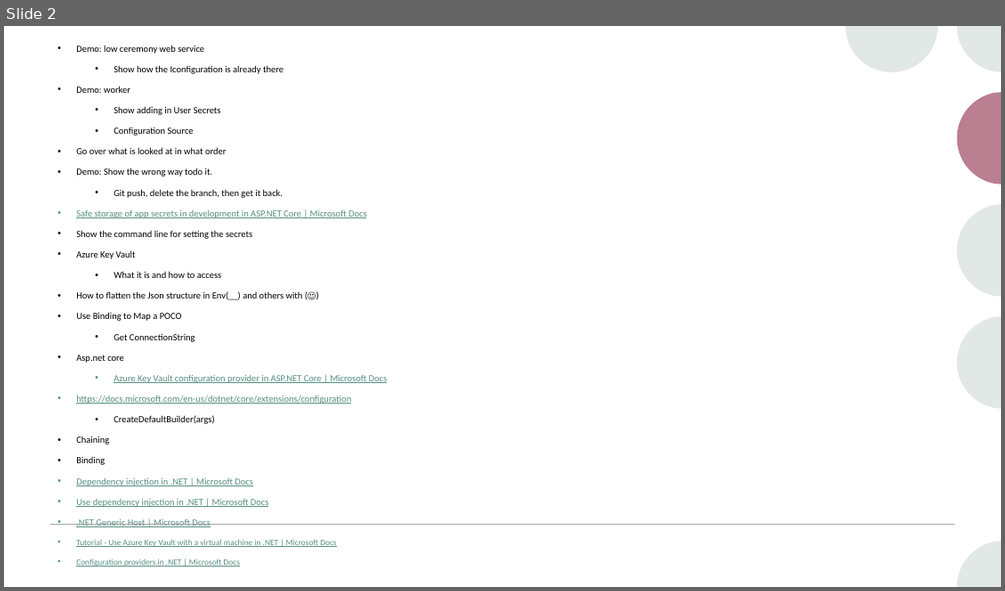
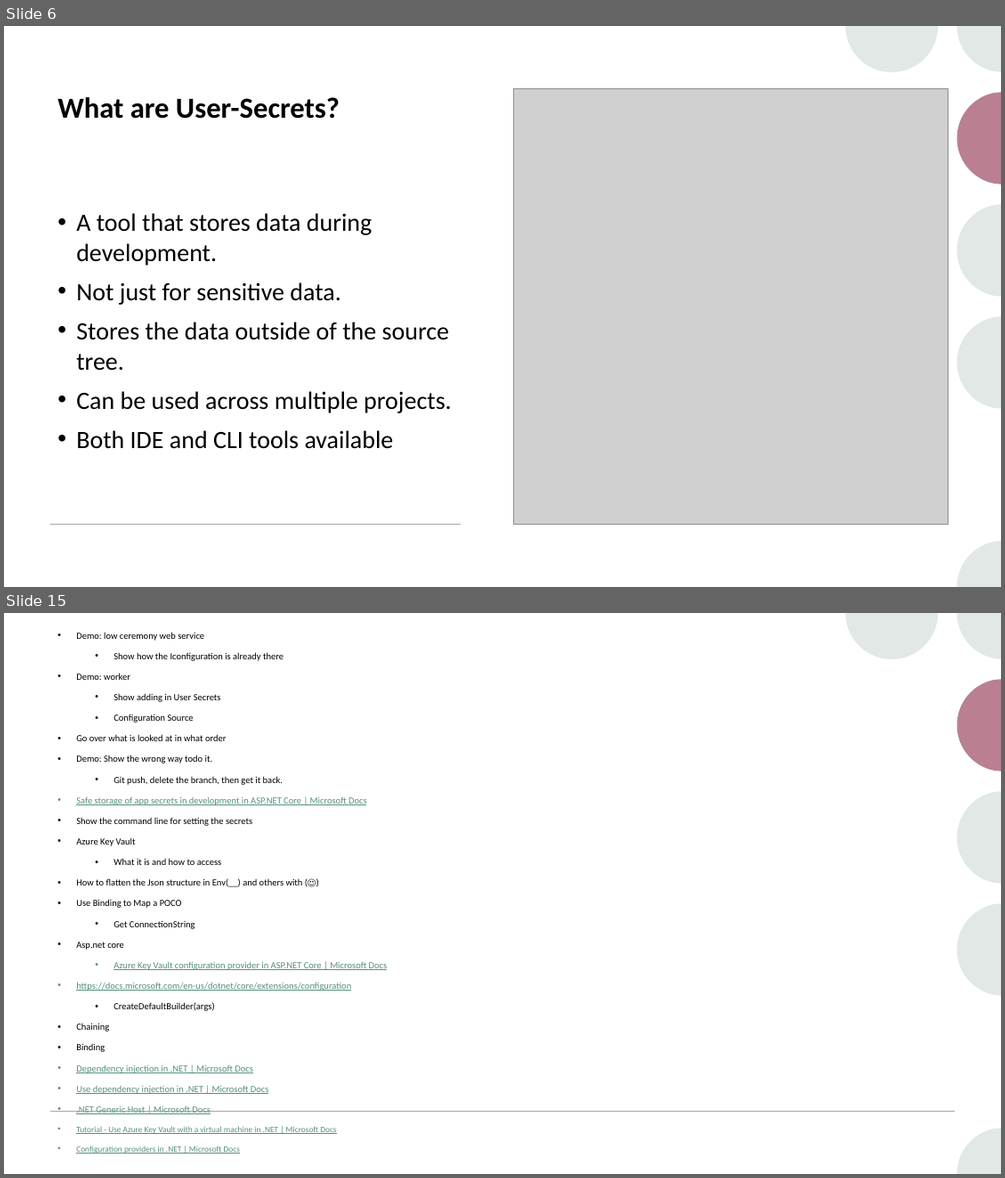
Before and after one commit to pulcher/stop-checking-in-secrets, a slide deck: stop-checking-in-secrets.pptx. Shown one above the other, each under a label of ours: slide 2 before the commit, slides 6 and 15 after it; the slides between them are not shown. The pictures are 1005x591 and 1005x1178 pixels, drawn with LibreOffice and Linux fonts; fonts in the diff are those of the drawing; grey boxes stand for pictures. Boxes give left, top, right and bottom in pixels: in the first picture for what was removed or moved away, otherwise in the second. Text is boxed around its words. In the diff, an @@ line names an element or a change of style, - is before the commit and + after.

```diff
--- a/stop-checking-in-secrets.pptx
+++ b/stop-checking-in-secrets.pptx
@@ slide 6 added at [4, 26, 1001, 587], background #FFFFFF; not listed: 8 template elements that a slide beside it also shows @@
@@ rectangle added at [4, 26, 1001, 587], fill #FFFFFF @@
@@ group added at [845, 26, 1001, 587]: 6 freeform shapes @@
@@ title added at [57, 97, 340, 119], 28 pt, text #000000, bold @@
+What are User-Secrets?
@@ picture added at [513, 89, 948, 524] @@
@@ text added at [76, 213, 452, 449], 24 pt, text #000000 @@
+• A tool that stores data during development.
+• Not just for sensitive data.
+• Stores the data outside of the source tree.
+• Can be used across multiple projects.
+• Both IDE and CLI tools available
@@ line added from (50, 524) to (461, 524), #A6A6A6 1 pt @@
@@ what was slide 2 is now slide 15 @@
```
Also in this commit, not shown: 1 slide changed, 12 other slides added, 1 other file.
